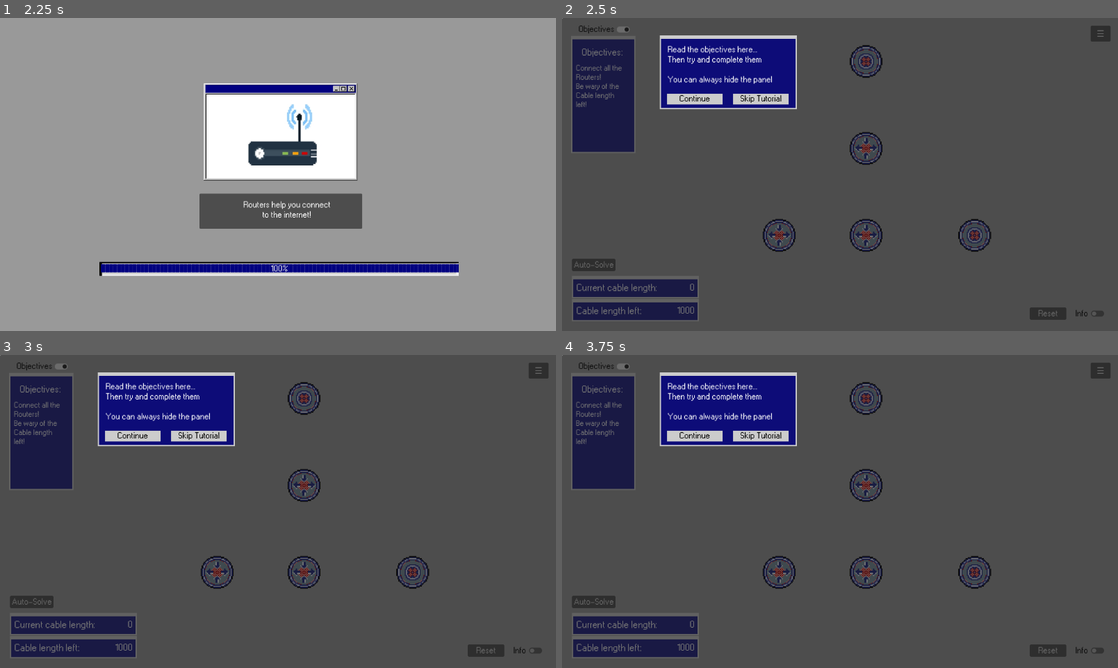
Above: before the commit, frames 1-4 (two rows, left to right).
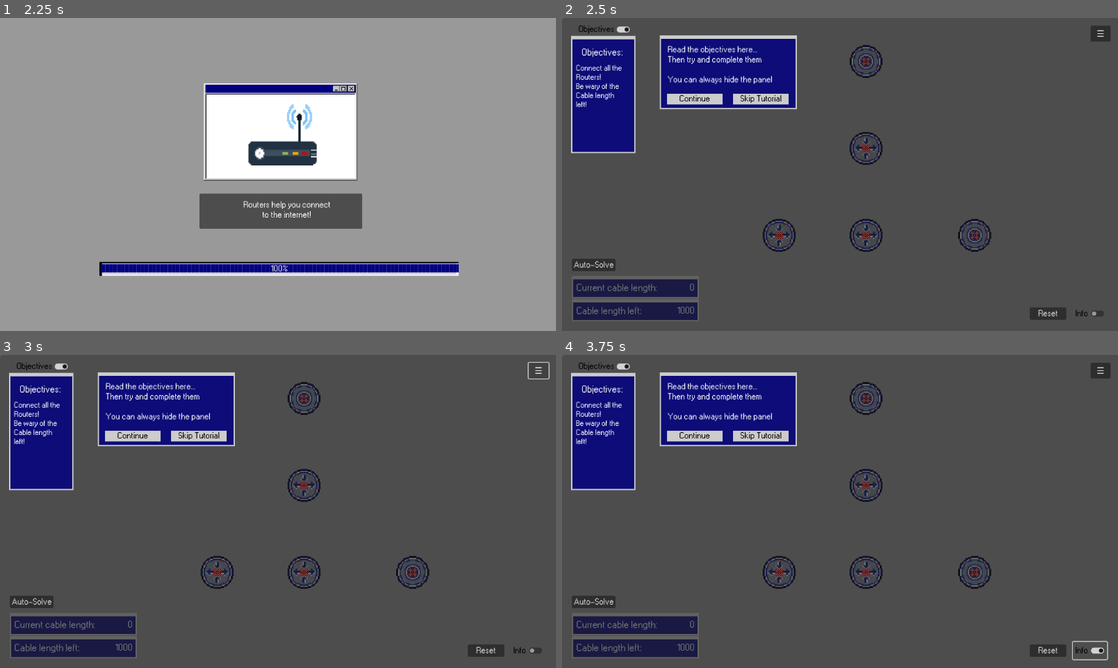
Above: after the commit, the same moments.

Repository: BcubeStudios/Netspace-Game
Game: Godot game, scene res://scenes/opening.tscn
The game is run twice, just before and just after one commit, with the same random seed, the same clock (stepped at 60 frames per second) and the same inputs.
Inputs (mouse positions are in pixels of both pictures, inside the frame that each line leads up to):
- Up to frame 1 (2.25 s): click "START GAME" at 0.5 s; move the mouse to (400, 158) at 1.27 s; click (400, 158) at 1.42 s; move the mouse to (166, 190) at 2.02 s; click (166, 190) at 2.17 s
- Up to frame 2 (2.5 s): no input
- Up to frame 3 (3 s): click "☰" at 2.75 s
- Up to frame 4 (3.75 s): click "Info" at 3.5 s

Frame 1 is identical in both runs. In frame 2, 4.5% of the frame differs, in the area x 1-98%, y 2-96%; in frame 3, 4.6%; in frame 4, 4.7%, in the area x 1-99%, y 2-98%.

Commit message:
seperated level and director

Diff:
--- a/GodotWorkspace/scenes/demo_level.tscn
+++ b/GodotWorkspace/scenes/demo_level.tscn
@@ -1,11 +1,11 @@
 [gd_scene load_steps=9 format=3 uid="uid://ddhmuwam3lrrg"]
 
 [ext_resource type="Script" path="res://scripts/demo_level.gd" id="1_j08t0"]
-[ext_resource type="PackedScene" uid="uid://c6fth4mtmu8c0" path="res://scenes/settings_menu.tscn" id="2_1ps50"]
 [ext_resource type="PackedScene" uid="uid://ctx4wos4jkx7e" path="res://scenes/director.tscn" id="2_pm2eq"]
 [ext_resource type="Theme" uid="uid://dupann3qkyje3" path="res://themes/pixel_98.tres" id="2_rkssa"]
 [ext_resource type="AudioStream" uid="uid://bar8iv8kegwxm" path="res://music/Free Game Soundtrack by chiphead64 - (hurry up).ogg" id="3_ruto6"]
 [ext_resource type="PackedScene" uid="uid://yyjcuekla8dc" path="res://scenes/explanation.tscn" id="6_kbtp5"]
+[ext_resource type="PackedScene" uid="uid://smxxaf128sk0" path="res://scenes/hud.tscn" id="6_nrepm"]
 
 [sub_resource type="StyleBoxFlat" id="StyleBoxFlat_yw0v8"]
 
@@ -95,147 +95,7 @@
 offset_bottom = 721.0
 theme_override_styles/panel = SubResource("StyleBoxFlat_7cmm0")
 
-[node name="HUD" type="Control" parent="."]
-layout_mode = 3
-anchors_preset = 0
-offset_right = 40.0
-offset_bottom = 40.0
-
-[node name="settingButton" type="Button" parent="HUD"]
-layout_mode = 0
-offset_left = 1217.0
-offset_top = 18.0
-offset_right = 1263.0
-offset_bottom = 54.0
-theme = ExtResource("2_rkssa")
-text = "☰"
-
-[node name="settingPanel" type="Panel" parent="HUD"]
-visible = false
-layout_mode = 0
-offset_left = 1001.0
-offset_top = 67.0
-offset_right = 1132.0
-offset_bottom = 242.0
-
-[node name="SettingsMenu" parent="HUD/settingPanel" instance=ExtResource("2_1ps50")]
-layout_mode = 1
-offset_left = 1.0
-offset_right = 1.0
-offset_bottom = 1.0
-
-[node name="infoPanel" type="Panel" parent="HUD"]
-visible = false
-layout_mode = 0
-offset_left = 783.0
-offset_top = 288.0
-offset_right = 1128.0
-offset_bottom = 573.0
-theme = ExtResource("2_rkssa")
-
-[node name="infoLabel" type="Label" parent="HUD/infoPanel"]
-layout_mode = 0
-offset_left = 24.0
-offset_top = 31.0
-offset_right = 320.0
-offset_bottom = 262.0
-text = "A router is a device that connects two or more packet-switched networks or subnetworks. It serves two primary functions: managing traffic between these networks by forwarding data packets to their intended IP addresses, and allowing multiple devices to use the same Internet connection."
-autowrap_mode = 2
-
-[node name="infoToggle" type="CheckButton" parent="HUD"]
-layout_mode = 0
-offset_left = 1176.0
-offset_top = 660.0
-offset_right = 1255.0
-offset_bottom = 700.0
-theme = ExtResource("2_rkssa")
-theme_override_colors/font_color = Color(0, 0, 0, 1)
-theme_override_colors/font_pressed_color = Color(0, 0, 0, 1)
-theme_override_colors/font_hover_color = Color(0, 0, 0, 1)
-theme_override_colors/font_hover_pressed_color = Color(0, 0, 0, 1)
-theme_override_colors/font_focus_color = Color(0, 0, 0, 1)
-theme_override_colors/font_disabled_color = Color(0, 0, 0, 1)
-theme_override_colors/font_outline_color = Color(0, 0, 0, 1)
-theme_override_font_sizes/font_size = 20
-text = "Info"
-
-[node name="objectivesToggle" type="CheckButton" parent="HUD"]
-layout_mode = 0
-offset_left = 32.0
-offset_top = 11.0
-offset_right = 163.0
-offset_bottom = 42.0
-theme = ExtResource("2_rkssa")
-theme_override_colors/font_color = Color(0, 0, 0, 1)
-theme_override_colors/font_pressed_color = Color(0, 0, 0, 1)
-theme_override_colors/font_hover_color = Color(0, 0, 0, 1)
-theme_override_colors/font_hover_pressed_color = Color(0, 0, 0, 1)
-theme_override_colors/font_focus_color = Color(0, 0, 0, 1)
-theme_override_colors/font_disabled_color = Color(0, 0, 0, 1)
-theme_override_colors/font_outline_color = Color(0, 0, 0, 1)
-button_pressed = true
-text = "Objectives"
-
-[node name="objectivesPanel" type="Panel" parent="HUD"]
-layout_mode = 0
-offset_left = 21.0
-offset_top = 41.0
-offset_right = 169.0
-offset_bottom = 311.0
-theme = ExtResource("2_rkssa")
-
-[node name="titleLabel" type="Label" parent="HUD/objectivesPanel"]
-layout_mode = 0
-offset_left = 24.0
-offset_top = 28.0
-offset_right = 130.0
-offset_bottom = 55.0
-theme = ExtResource("2_rkssa")
-theme_override_font_sizes/font_size = 22
-text = "Objectives: "
-
-[node name="objectivesLabel" type="Label" parent="HUD/objectivesPanel"]
-layout_mode = 0
-offset_left = 11.0
-offset_top = 66.0
-offset_right = 139.0
-offset_bottom = 236.0
-theme = ExtResource("2_rkssa")
-theme_override_font_sizes/font_size = 18
-text = "Connect all the
-Routers!
-Be wary of the
-Cable length
-left!"
-
-[node name="resetButton" type="Button" parent="HUD"]
-layout_mode = 1
-anchors_preset = -1
-anchor_left = 9.925
-anchor_top = 6.075
-anchor_right = 9.925
-anchor_bottom = 6.075
-offset_left = 680.0
-offset_top = 423.0
-offset_right = 764.0
-offset_bottom = 451.0
-theme = ExtResource("2_rkssa")
-text = "Reset"
-
-[node name="solveButton" type="Button" parent="HUD"]
-layout_mode = 0
-offset_left = 23.0
-offset_top = 554.0
-offset_right = 123.0
-offset_bottom = 582.0
-theme = ExtResource("2_rkssa")
-text = "Auto-Solve"
-
 [node name="explanation" parent="." instance=ExtResource("6_kbtp5")]
 visible = false
 
-[connection signal="pressed" from="HUD/settingButton" to="." method="_on_setting_button_pressed"]
-[connection signal="toggled" from="HUD/infoToggle" to="." method="_on_info_toggle_toggled"]
-[connection signal="toggled" from="HUD/objectivesToggle" to="." method="_on_objectives_toggle_toggled"]
-[connection signal="pressed" from="HUD/resetButton" to="." method="_on_reset_button_pressed"]
-[connection signal="pressed" from="HUD/solveButton" to="." method="_on_solve_button_pressed"]
+[node name="HUD" parent="." instance=ExtResource("6_nrepm")]
--- /dev/null
+++ b/GodotWorkspace/scenes/hud.tscn
@@ -0,0 +1,140 @@
+[gd_scene load_steps=3 format=3 uid="uid://smxxaf128sk0"]
+
+[ext_resource type="Theme" uid="uid://dupann3qkyje3" path="res://themes/pixel_98.tres" id="1_xdl22"]
+[ext_resource type="PackedScene" uid="uid://c6fth4mtmu8c0" path="res://scenes/settings_menu.tscn" id="2_2df07"]
+
+[node name="HUD" type="Control"]
+layout_mode = 3
+anchors_preset = 0
+offset_right = 40.0
+offset_bottom = 40.0
+
+[node name="settingButton" type="Button" parent="."]
+layout_mode = 0
+offset_left = 1217.0
+offset_top = 18.0
+offset_right = 1263.0
+offset_bottom = 54.0
+theme = ExtResource("1_xdl22")
+text = "☰"
+
+[node name="settingPanel" type="Panel" parent="."]
+visible = false
+layout_mode = 0
+offset_left = 1001.0
+offset_top = 67.0
+offset_right = 1132.0
+offset_bottom = 242.0
+
+[node name="SettingsMenu" parent="settingPanel" instance=ExtResource("2_2df07")]
+layout_mode = 1
+offset_left = 1.0
+offset_right = 1.0
+offset_bottom = 1.0
+
+[node name="infoPanel" type="Panel" parent="."]
+visible = false
+layout_mode = 0
+offset_left = 783.0
+offset_top = 288.0
+offset_right = 1128.0
+offset_bottom = 573.0
+theme = ExtResource("1_xdl22")
+
+[node name="infoLabel" type="Label" parent="infoPanel"]
+layout_mode = 0
+offset_left = 24.0
+offset_top = 31.0
+offset_right = 320.0
+offset_bottom = 262.0
+text = "A router is a device that connects two or more packet-switched networks or subnetworks. It serves two primary functions: managing traffic between these networks by forwarding data packets to their intended IP addresses, and allowing multiple devices to use the same Internet connection."
+autowrap_mode = 2
+
+[node name="infoToggle" type="CheckButton" parent="."]
+layout_mode = 0
+offset_left = 1176.0
+offset_top = 660.0
+offset_right = 1255.0
+offset_bottom = 700.0
+theme = ExtResource("1_xdl22")
+theme_override_colors/font_color = Color(0, 0, 0, 1)
+theme_override_colors/font_pressed_color = Color(0, 0, 0, 1)
+theme_override_colors/font_hover_color = Color(0, 0, 0, 1)
+theme_override_colors/font_hover_pressed_color = Color(0, 0, 0, 1)
+theme_override_colors/font_focus_color = Color(0, 0, 0, 1)
+theme_override_colors/font_disabled_color = Color(0, 0, 0, 1)
+theme_override_colors/font_outline_color = Color(0, 0, 0, 1)
+theme_override_font_sizes/font_size = 20
+text = "Info"
+
+[node name="objectivesToggle" type="CheckButton" parent="."]
+layout_mode = 0
+offset_left = 32.0
+offset_top = 11.0
+offset_right = 163.0
+offset_bottom = 42.0
+theme = ExtResource("1_xdl22")
+theme_override_colors/font_color = Color(0, 0, 0, 1)
+theme_override_colors/font_pressed_color = Color(0, 0, 0, 1)
+theme_override_colors/font_hover_color = Color(0, 0, 0, 1)
+theme_override_colors/font_hover_pressed_color = Color(0, 0, 0, 1)
+theme_override_colors/font_focus_color = Color(0, 0, 0, 1)
+theme_override_colors/font_disabled_color = Color(0, 0, 0, 1)
+theme_override_colors/font_outline_color = Color(0, 0, 0, 1)
+button_pressed = true
+text = "Objectives"
+
+[node name="objectivesPanel" type="Panel" parent="."]
+layout_mode = 0
+offset_left = 21.0
+offset_top = 41.0
+offset_right = 169.0
+offset_bottom = 311.0
+theme = ExtResource("1_xdl22")
+
+[node name="titleLabel" type="Label" parent="objectivesPanel"]
+layout_mode = 0
+offset_left = 24.0
+offset_top = 28.0
+offset_right = 130.0
+offset_bottom = 55.0
+theme = ExtResource("1_xdl22")
+theme_override_font_sizes/font_size = 22
+text = "Objectives: "
+
+[node name="objectivesLabel" type="Label" parent="objectivesPanel"]
+layout_mode = 0
+offset_left = 11.0
+offset_top = 66.0
+offset_right = 139.0
+offset_bottom = 236.0
+theme = ExtResource("1_xdl22")
+theme_override_font_sizes/font_size = 18
+text = "Connect all the
+Routers!
+Be wary of the
+Cable length
+left!"
+
+[node name="resetButton" type="Button" parent="."]
+layout_mode = 1
+anchors_preset = -1
+anchor_left = 9.925
+anchor_top = 6.075
+anchor_right = 9.925
+anchor_bottom = 6.075
+offset_left = 680.0
+offset_top = 423.0
+offset_right = 764.0
+offset_bottom = 451.0
+theme = ExtResource("1_xdl22")
+text = "Reset"
+
+[node name="solveButton" type="Button" parent="."]
+layout_mode = 0
+offset_left = 23.0
+offset_top = 554.0
+offset_right = 123.0
+offset_bottom = 582.0
+theme = ExtResource("1_xdl22")
+text = "Auto-Solve"
--- a/GodotWorkspace/scripts/demo_level.gd
+++ b/GodotWorkspace/scripts/demo_level.gd
@@ -10,7 +10,15 @@
 	if Global.First_time:
 		$explanation.show()
 	Global.First_time = false
-	pass # Replace with function body.
+	var dir = $backgroundPanel/Director
+	dir.createEndPoint("point1", Vector2i(700, 100))
+	dir.createEndPoint("point2", Vector2i(950, 500))
+	dir.createPoint("point3", Vector2i(500, 500))
+	dir.createPoint("point4", Vector2i(700, 300))
+	dir.createPoint("point5", Vector2i(700, 500))
+
+	dir.length_left = 1000
+
 
 
 func _process(_delta):
--- a/GodotWorkspace/scripts/director.gd
+++ b/GodotWorkspace/scripts/director.gd
@@ -13,17 +13,9 @@
 
 # Called when the node enters the scene tree for the first time.
 func _ready():
-	self.createEndPoint("point1", Vector2i(700, 100))
-	self.createEndPoint("point2", Vector2i(950, 500))
-	self.createPoint("point3", Vector2i(500, 500))
-	self.createPoint("point4", Vector2i(700, 300))
-	self.createPoint("point5", Vector2i(700, 500))
-
-
 	current_phedge = $phedge
 	current_phedge.reset_origin()
 
-	length_left = 1000
 	curr_length = 0
 
 func createEndPoint(new_name, coords):
